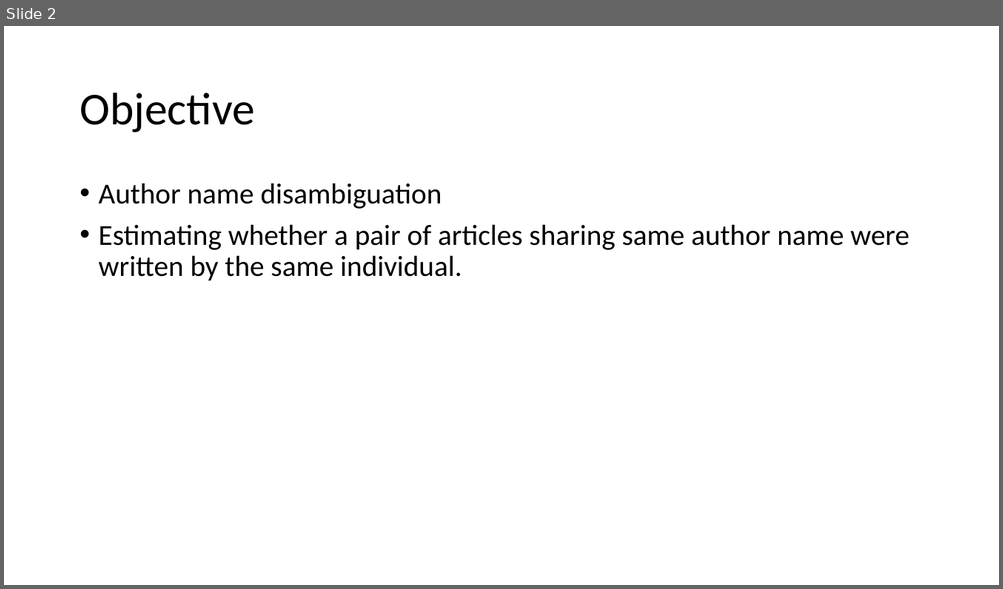
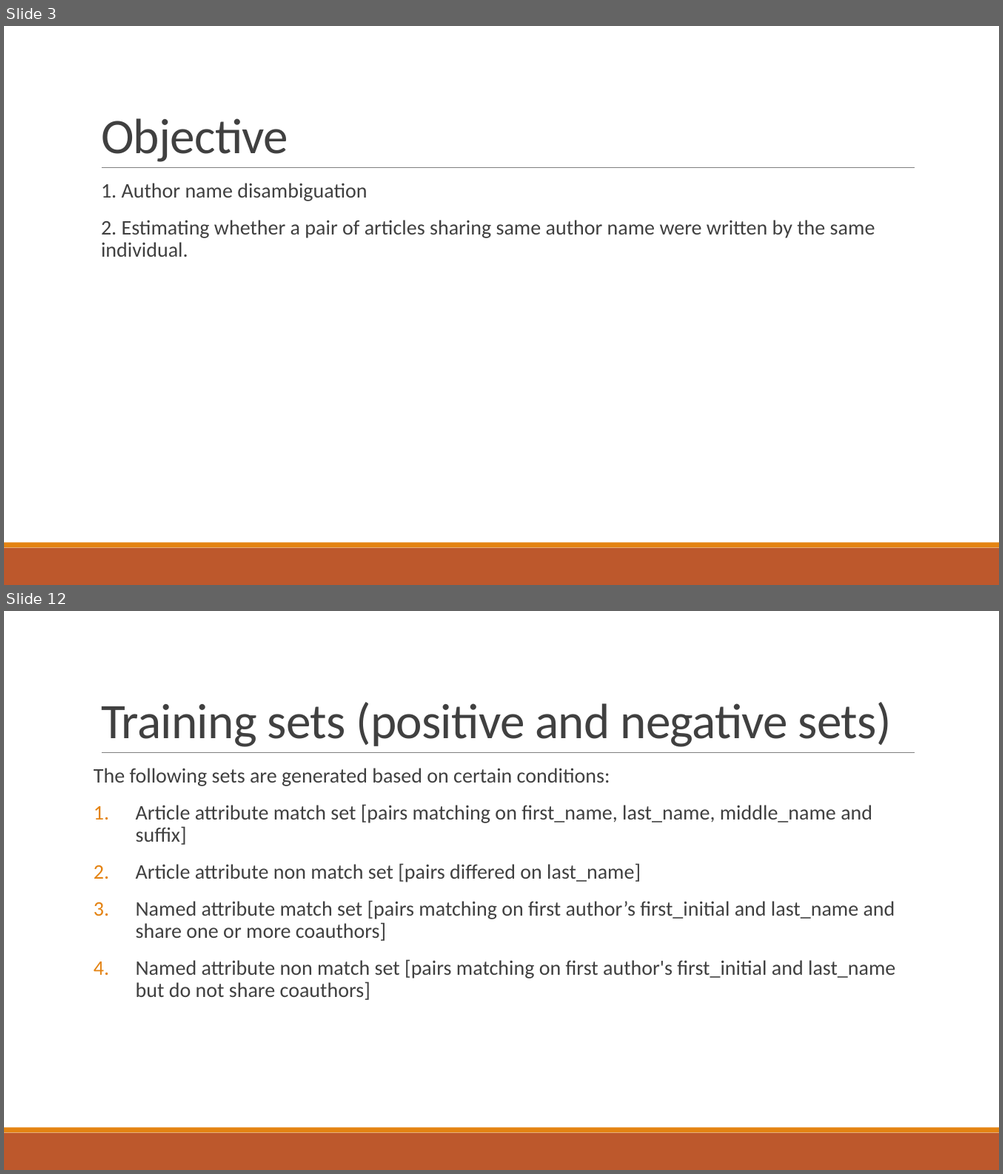
Before and after one commit to SternerLab/Authority, a slide deck: r_table/slides/Authority look up table.pptx. Shown one above the other, each under a label of ours: slide 2 before the commit, slides 3 and 12 after it; the slides between them are not shown. The pictures are 1003x589 and 1003x1174 pixels, drawn with LibreOffice and Linux fonts; fonts in the diff are those of the drawing. Boxes give left, top, right and bottom in pixels: in the first picture for what was removed or moved away, otherwise in the second. Text is boxed around its words. In the diff, an @@ line names an element or a change of style, - is before the commit and + after.

```diff
--- a/r_table/slides/Authority look up table.pptx
+++ b/r_table/slides/Authority look up table.pptx
@@ slide 12 added at bbox=[4, 611, 999, 1170], background #FFFFFF; not listed: 3 template elements that a slide beside it also shows @@
@@ title added at bbox=[101, 702, 891, 747], 48 pt, text #404040 @@
+Training sets (positive and negative sets)
@@ text added at bbox=[94, 768, 895, 1000], 20 pt, text #404040 @@
+The following sets are generated based on certain conditions:
+1. Article attribute match set [pairs matching on first_name, last_name, middle_name and suffix]
+2. Article attribute non match set [pairs differed on last_name]
+3. Named attribute match set [pairs matching on first author’s first_initial and last_name and share one or more coauthors]
+4. Named attribute non match set [pairs matching on first author's first_initial and last_name but do not share coauthors]
@@ what was slide 2 is now slide 3 @@
@@ slide 3 changed as well @@
@@ title "Objective": place and size @@
-title "Objective" at bbox=[79, 93, 255, 133]
+title "Objective" at bbox=[101, 118, 288, 162]
@@ title "Objective" at bbox=[101, 118, 288, 162]: size 44 to 48 pt, text colour #000000 to #404040, letter spacing 0 to -0.5 pt; line spacing 0.9 to 0.85; vertical alignment middle to bottom @@
@@ line added from (102, 168) to (915, 168), #808080 0.5 pt @@
@@ text at bbox=[101, 183, 875, 257]: text changed; size 28 to 20 pt; text colour #000000 to #404040 @@
-• Author name disambiguation
-• Estimating whether a pair of articles sharing same author name were written by the same individual.
+  1. Author name disambiguation
+  2. Estimating whether a pair of articles sharing same author name were written by the same individual.
@@ rectangle added at bbox=[4, 548, 999, 585], fill #BD582C @@
@@ rectangle added at bbox=[4, 543, 999, 548], fill #E48312 @@
```
Also in this commit, not shown: 3 other slides changed, 15 other slides added, 5 slides removed.
